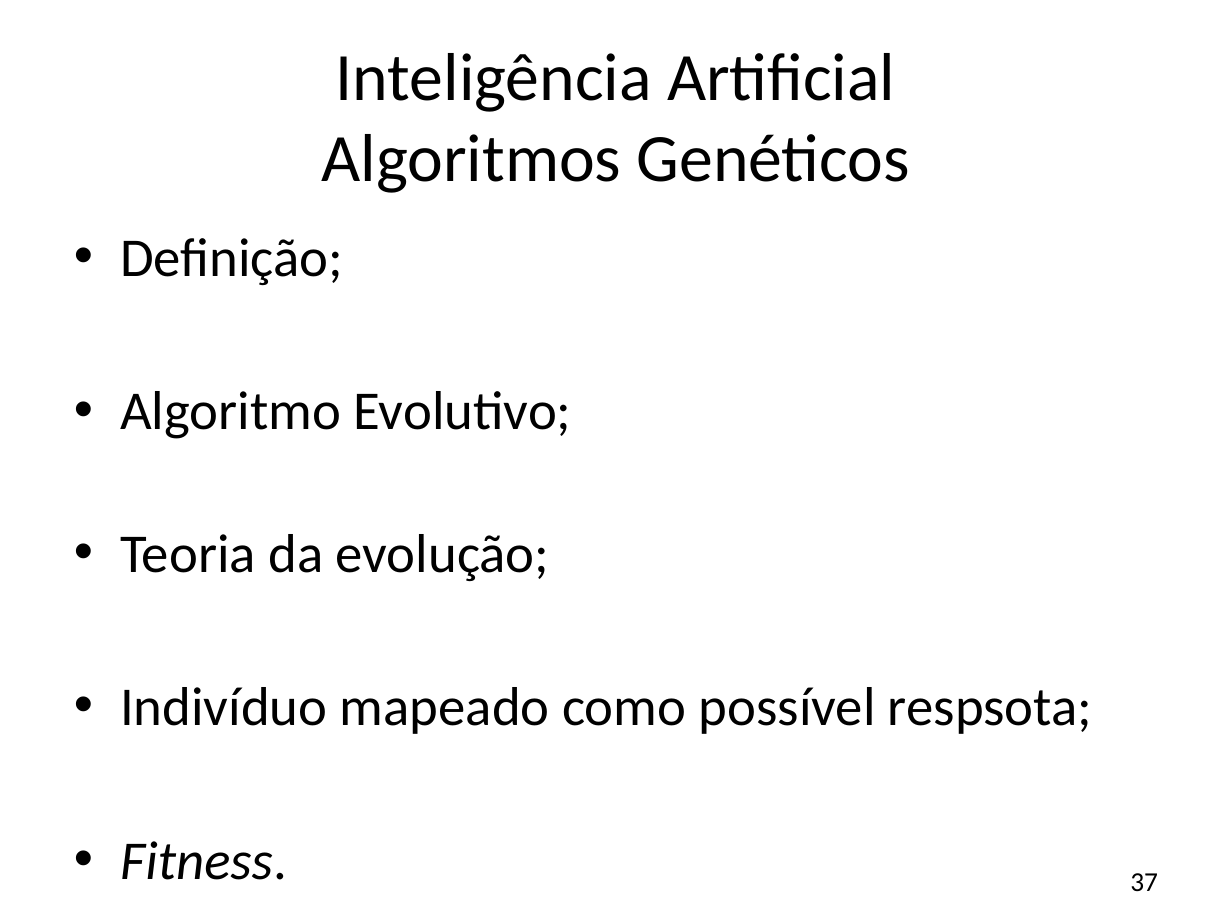
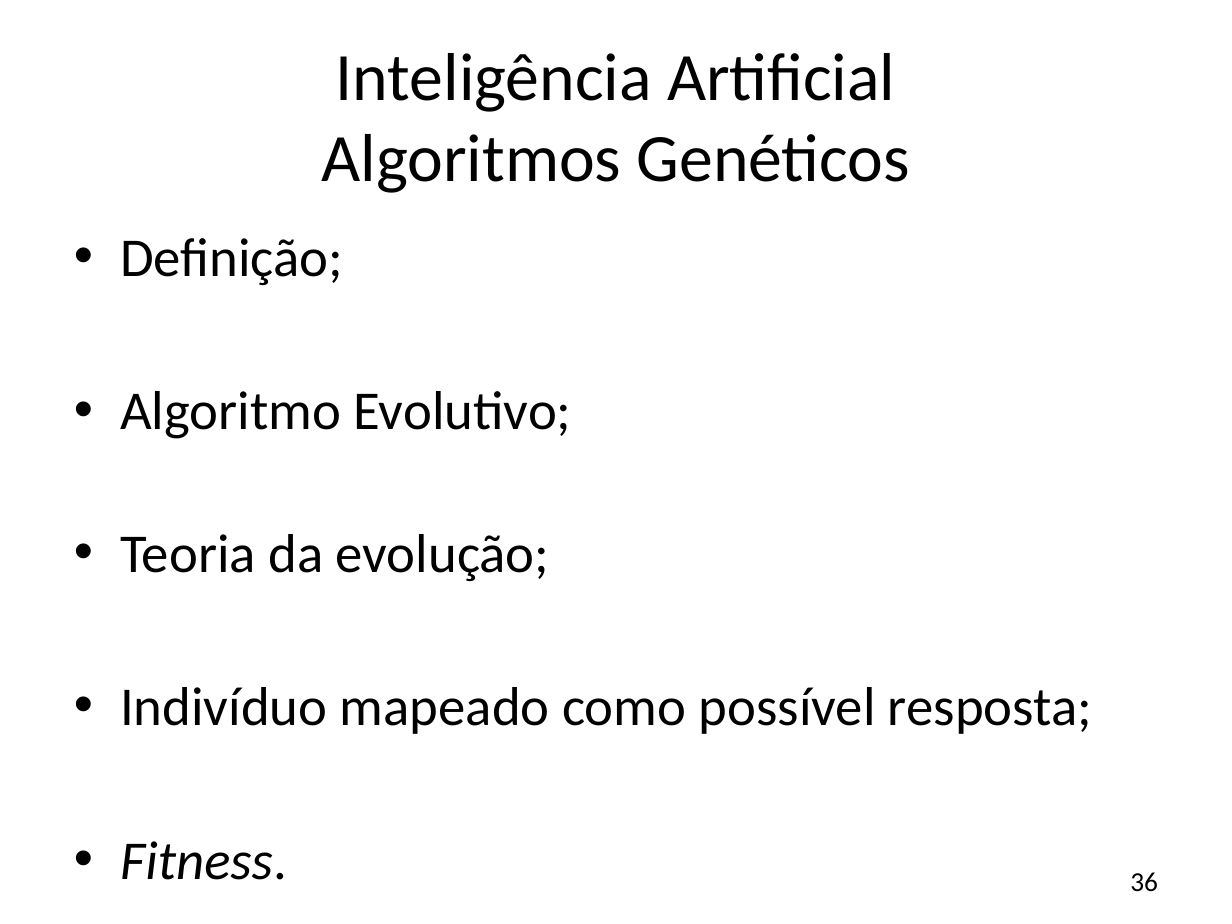
Before and after one commit to JonathanOhara/dissertacao, a slide deck: slide 36 of Apresentação Qualificação.pptx (slide 37 before the commit). Drawn at 1232x924 pixels with LibreOffice and Linux fonts; fonts in the diff are those of the drawing; background and template pictures are left out. Boxes give left, top, right and bottom in pixels: in the first picture for what was removed or moved away, otherwise in the second. Text is boxed around its words. In the diff, an @@ line names an element or a change of style, - is before the commit and + after.

```diff
--- a/Apresentação Qualificação.pptx
+++ b/Apresentação Qualificação.pptx
@@ text at bbox=[120, 687, 1092, 734]: text changed @@
-• Indivíduo mapeado como possível respsota;
+• Indivíduo mapeado como possível resposta;
@@ page number at bbox=[1130, 872, 1158, 892]: text changed @@
-37
+36
```
Also in this commit, not shown: 9 other slides changed, 1 slide removed.
